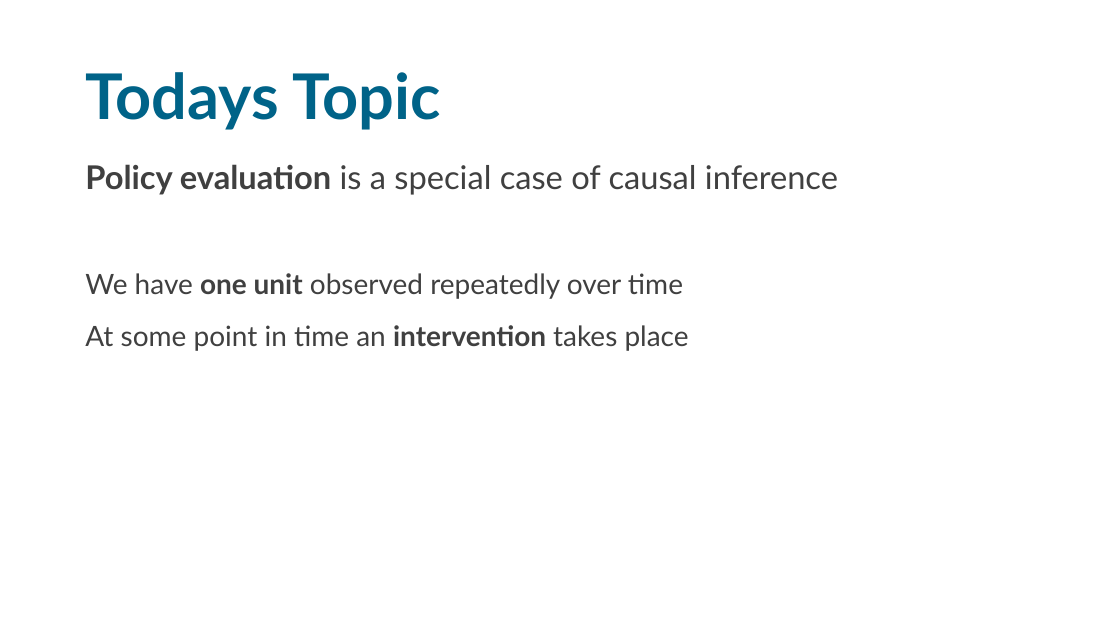
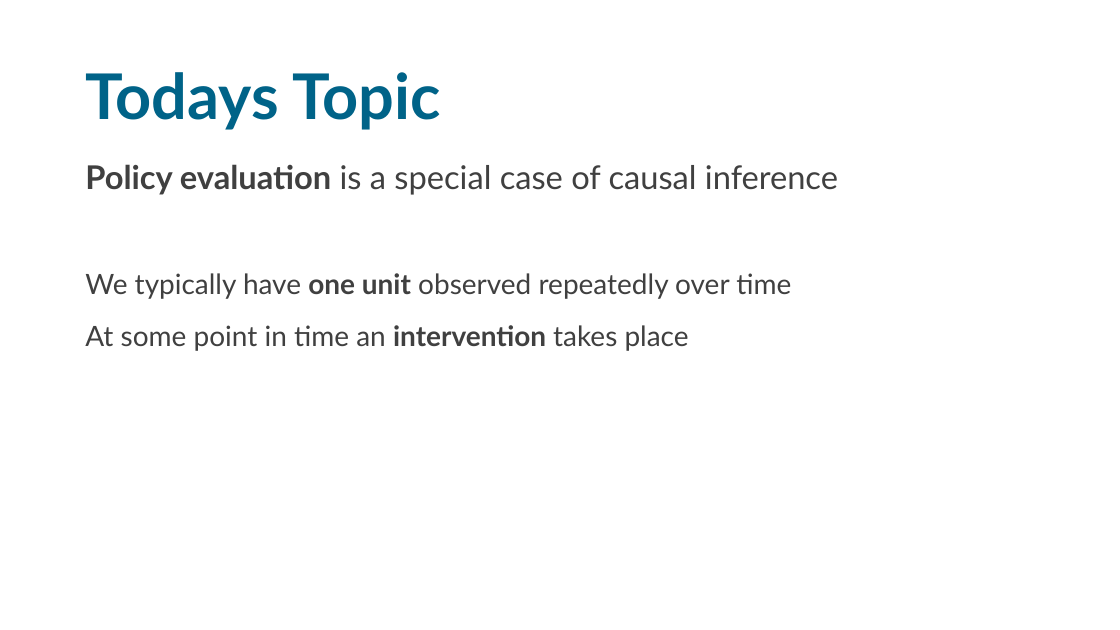
Before and after one commit to sodascience/workshop_causal_impact_assessment, a slide deck: slide 28 of lectures/01_introduction/intro_1.pptx (slide 29 before the commit). Drawn at 1120x630 pixels with LibreOffice and Linux fonts; fonts in the diff are those of the drawing. Boxes give left, top, right and bottom in pixels: in the first picture for what was removed or moved away, otherwise in the second. Text is boxed around its words. In the diff, an @@ line names an element or a change of style, - is before the commit and + after.

```diff
--- a/lectures/01_introduction/intro_1.pptx
+++ b/lectures/01_introduction/intro_1.pptx
@@ text at (85, 273, 791, 299): text changed @@
-We have one unit observed repeatedly over time
+We typically have one unit observed repeatedly over time
```
Also in this commit, not shown: 8 other slides changed, 7 slides added, 28 slides removed, 5 other files.
